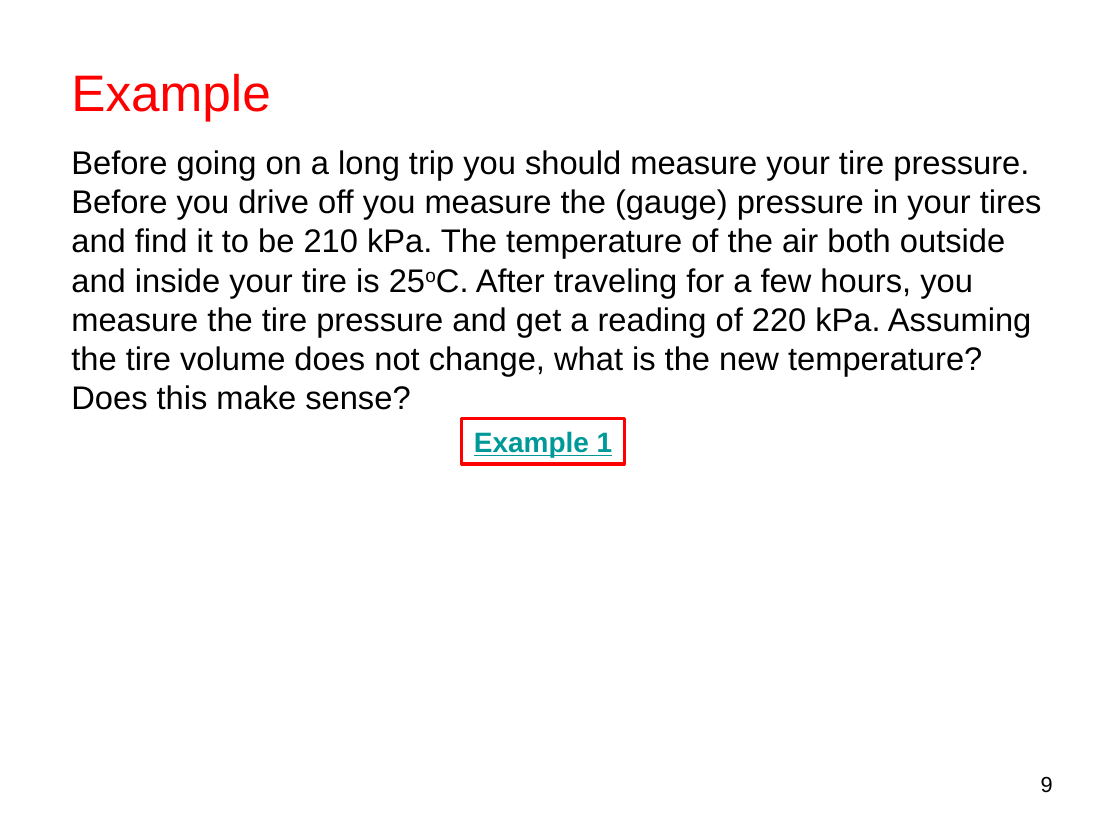
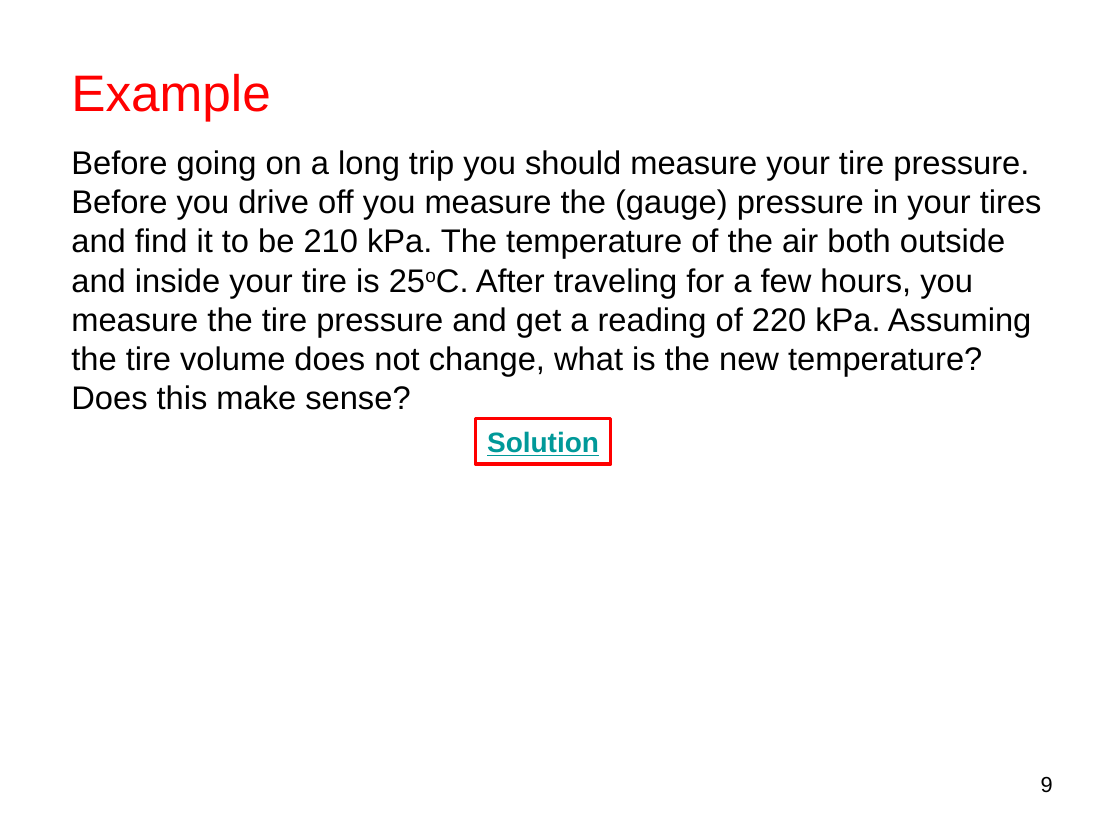
Before and after one commit to longapalooza/ENGR222, a slide deck: slide 9 of 02.Thermodynamic States.pptx. Drawn at 1120x840 pixels with LibreOffice and Linux fonts; fonts in the diff are those of the drawing. Boxes give left, top, right and bottom in pixels: in the first picture for what was removed or moved away, otherwise in the second. Text is boxed around its words. In the diff, an @@ line names an element or a change of style, - is before the commit and + after.

```diff
--- a/02.Thermodynamic States.pptx
+++ b/02.Thermodynamic States.pptx
@@ rectangle "Solution": place and size @@
-rectangle "Solution" at [461, 419, 624, 464]
+rectangle "Solution" at [475, 419, 610, 464]
@@ text in rectangle at [487, 431, 599, 456]: text changed @@
-Example 1
+Solution
```
Also in this commit, not shown: 2 other slides changed.
